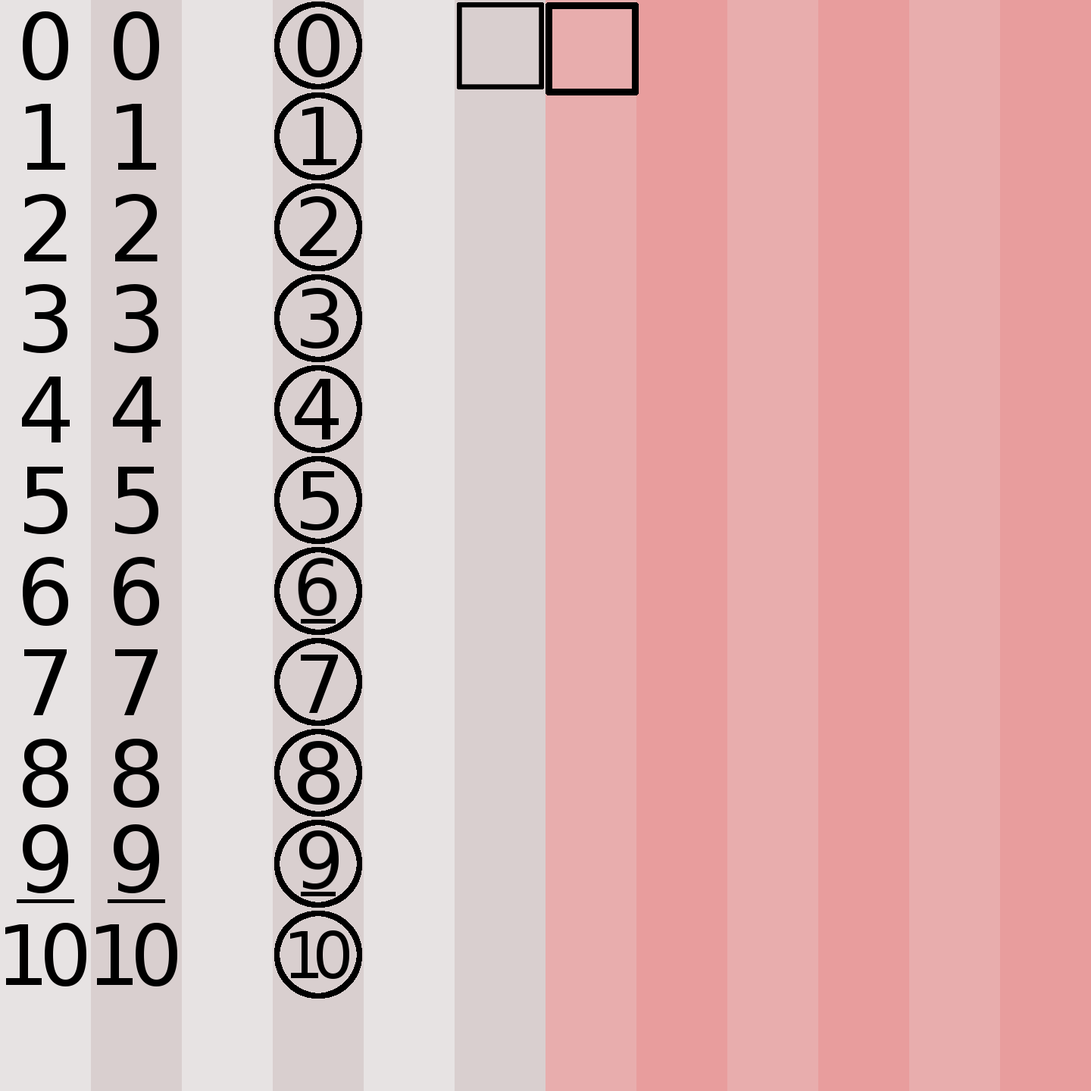
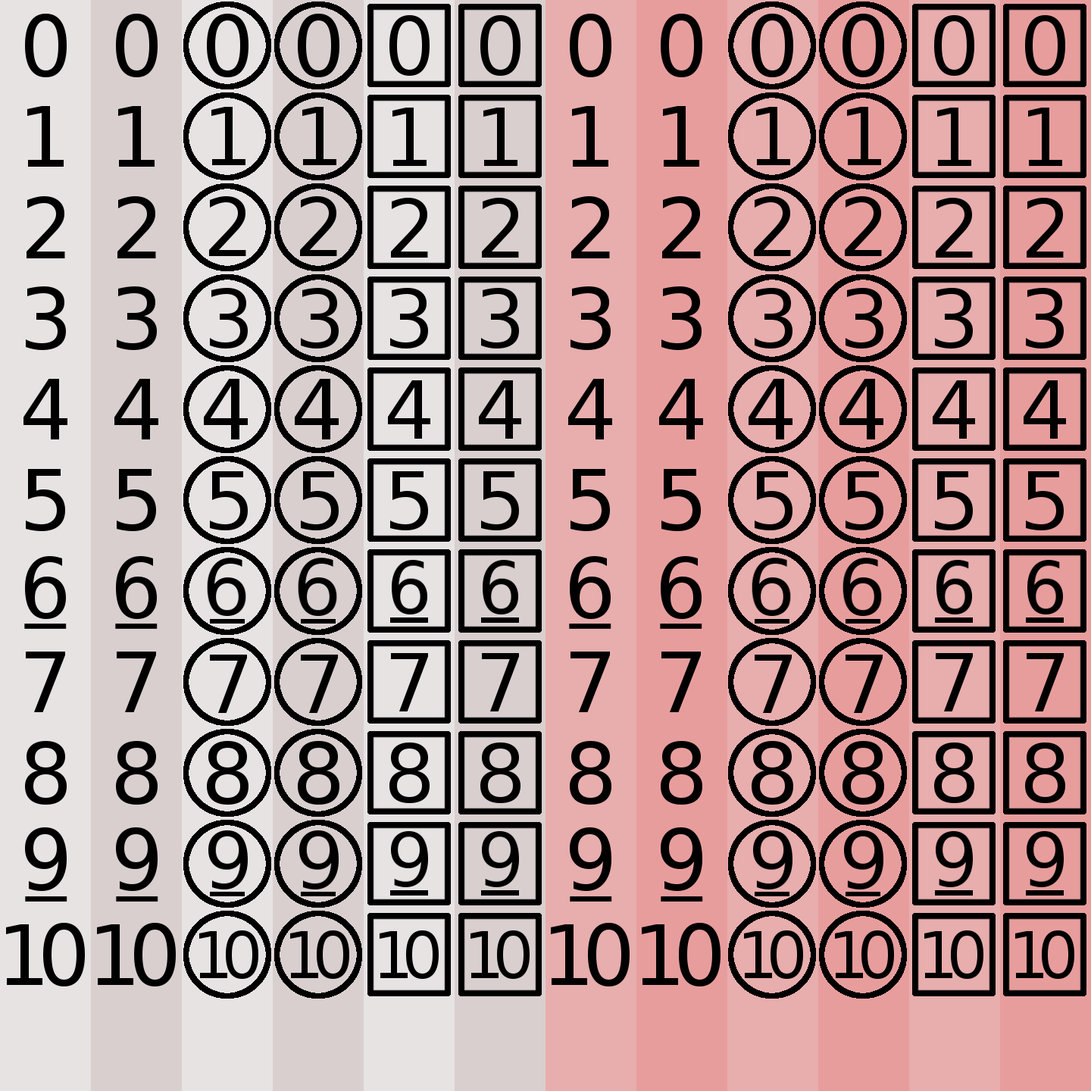
Before/after of a (1091, 1091) layered artwork. What changed in the layer stack:
added group "Foreground" with 69 layers above "Test_Elements" over [6, 1, 1087, 1000]
added layer "Red_Half" in group "Foreground" over [551, 1, 1087, 1000]
added group "Squares_Columns" with 24 layers in group "Foreground" over [367, 3, 542, 997]
added group "Squares_Original" with 22 layers in group "Squares_Columns" over [458, 3, 542, 997]
moved "Squares_Layer" into group "Squares_Original" over [458, 3, 542, 997]
added layer "Squares #3" in group "Squares_Layer" over [458, 731, 542, 997]
added layer "Squares #2" in group "Squares_Layer" over [458, 367, 542, 724]
added layer "Squares #1" in group "Squares_Layer" over [458, 185, 542, 361]
added layer "Squares" in group "Squares_Layer" over [458, 94, 542, 179]
moved "Square #1" into group "Squares_Layer", painted on it over [458, 2, 639, 96]
added group "Squares_Numbers" with 15 layers in group "Squares_Original" over [470, 15, 530, 980]
added layer "9_line #2" in group "Squares_Columns" over [367, 3, 452, 997]
added group "Circles_Columns" with 24 layers in group "Foreground" over [183, 1, 272, 1000]
added layer "Circles_Numbers_Dark" in group "Circles_Columns" over [183, 1, 272, 1000]
added group "Normal_Columns" with 17 layers in group "Foreground" over [6, 13, 176, 987]
added layer "Normal_Numbers_Dark" in group "Normal_Columns" over [6, 13, 85, 987]
added group "Normal_Numbers" with 15 layers in group "Normal_Columns" over [97, 13, 176, 987]
added group "6_Whole #2" with 2 layers in group "Normal_Numbers" over [115, 556, 158, 630]
added layer "10 #4" in group "Normal_Numbers" over [97, 923, 176, 987]
added group "9_Whole #2" with 2 layers in group "Normal_Numbers" over [115, 827, 159, 903]
moved "Numbers copy" into group "Test_Elements" over [96, 11, 178, 987]
moved "Numbers" into group "Test_Elements" over [5, 11, 87, 987]
moved "Square" into group "Test_Elements" over [457, 2, 545, 90]
…and 27 more changes (27 added)
